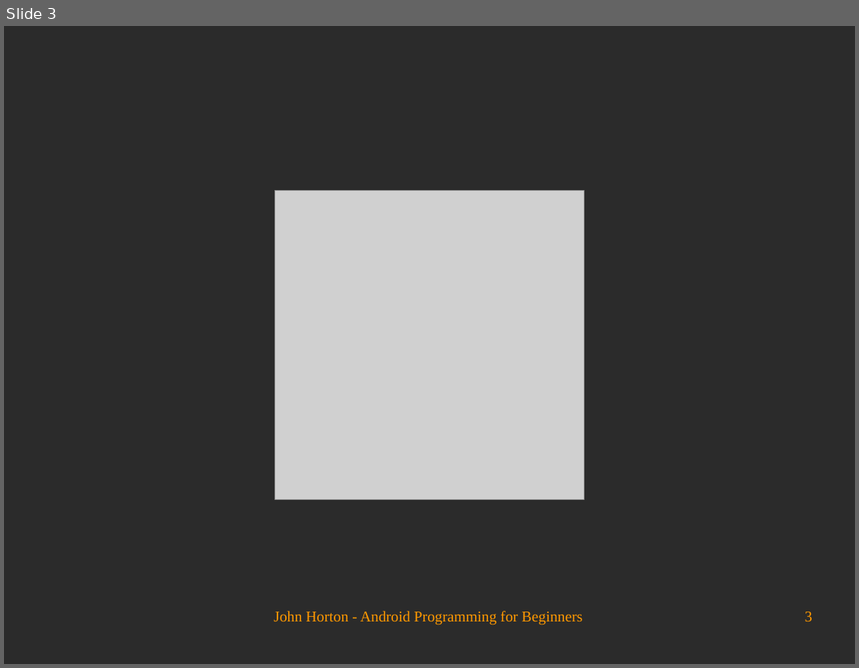
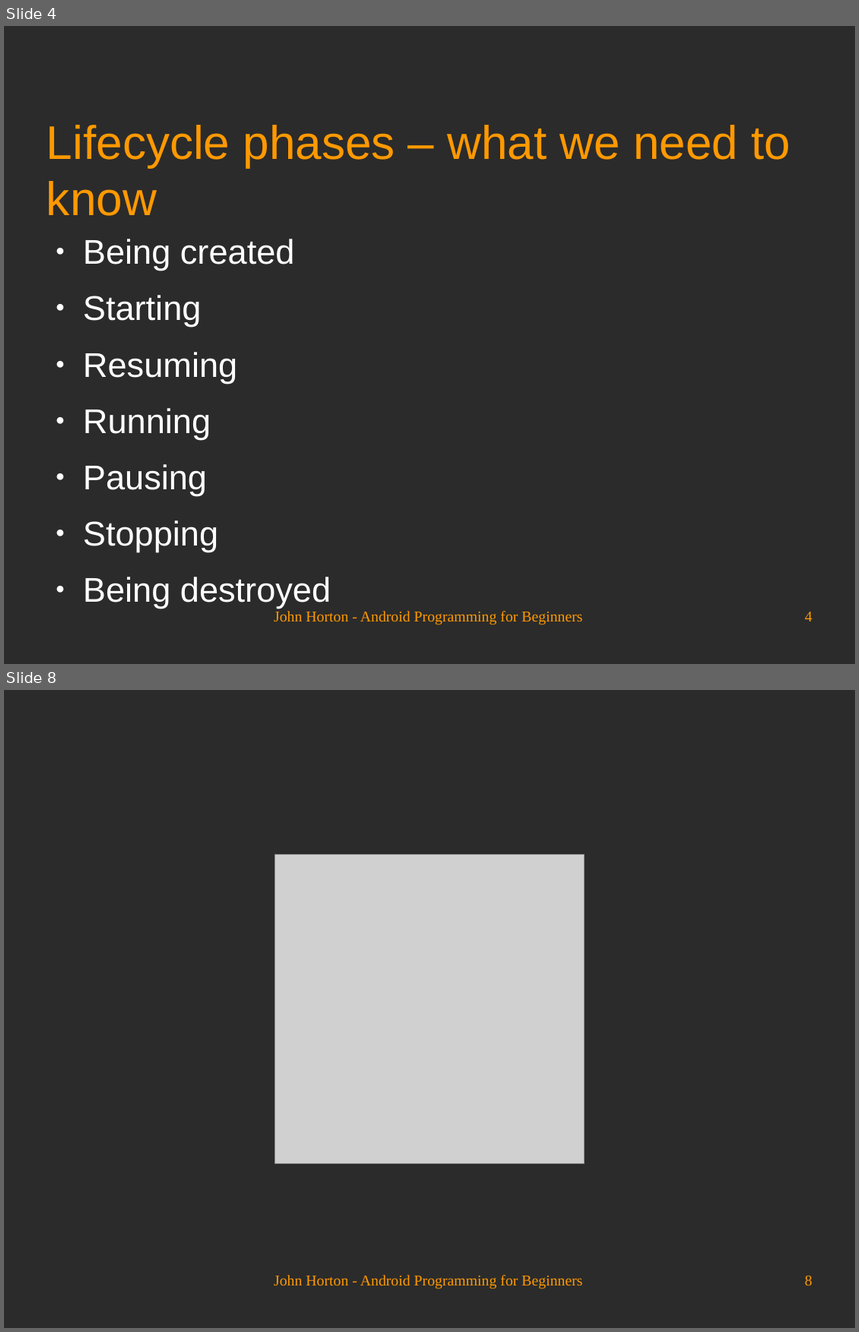
Before and after one commit to Academy-Soft-Intellect/Android-Programming-for-Beginners, a slide deck: 06_The_Life_and_Times_of_an_Android_App.odp. Shown one above the other, each under a label of ours: slide 3 before the commit, slides 4 and 8 after it; the slides between them are not shown. The pictures are 859x668 and 859x1332 pixels, drawn with LibreOffice and Linux fonts; fonts in the diff are those of the drawing; grey boxes stand for pictures; background and template pictures are left out; a plain dark background stands for a picture behind light text. Boxes give left, top, right and bottom in pixels: in the first picture for what was removed or moved away, otherwise in the second. Text is boxed around its words. In the diff, an @@ line names an element or a change of style, - is before the commit and + after.

```diff
--- a/06_The_Life_and_Times_of_an_Android_App.odp
+++ b/06_The_Life_and_Times_of_an_Android_App.odp
@@ slide 4 added at box(4, 26, 855, 664), background picture (left out) @@
@@ title added at box(47, 125, 791, 216), 44 pt, text #FF9900 @@
+Lifecycle phases – what we need to know
@@ text added at box(83, 239, 331, 609), 32 pt, text #FFFFFF @@
+● Being created
+● Starting
+● Resuming
+● Running
+● Pausing
+● Stopping
+● Being destroyed
@@ text added at box(274, 611, 582, 626), 14 pt, text #FF9900 @@
+John Horton - Android Programming for Beginners
@@ page number added at box(805, 612, 813, 622), 14 pt, text #FF9900 @@
+4
@@ what was slide 3 is now slide 8 @@
@@ page number at box(805, 1276, 813, 1286): text changed @@
-3
+8
```
Also in this commit, not shown: 2 slides changed, 4 other slides added.
